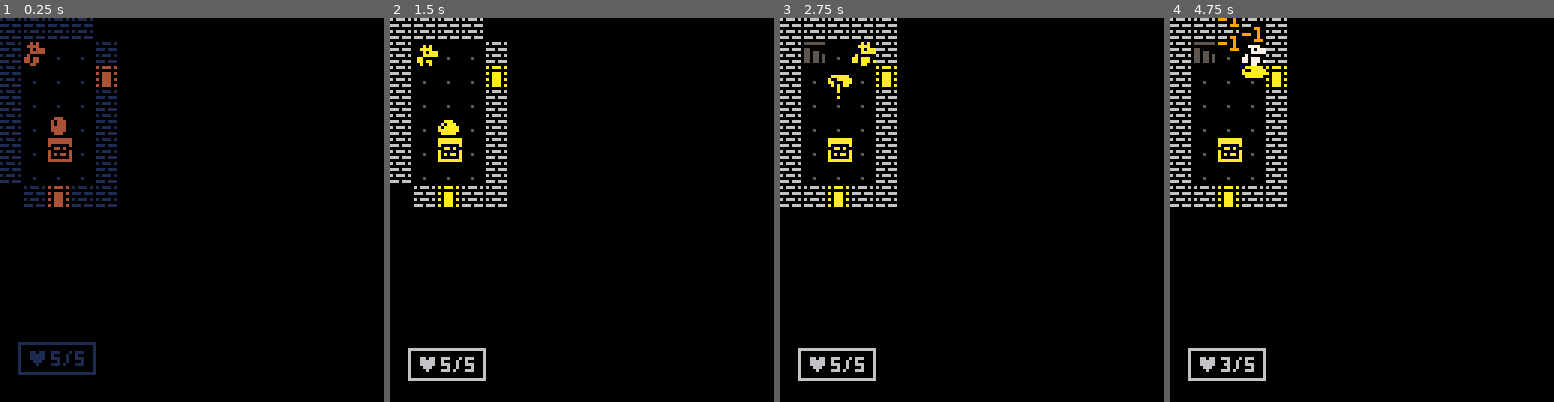
Above: before the commit, frames 1-4 (left to right).
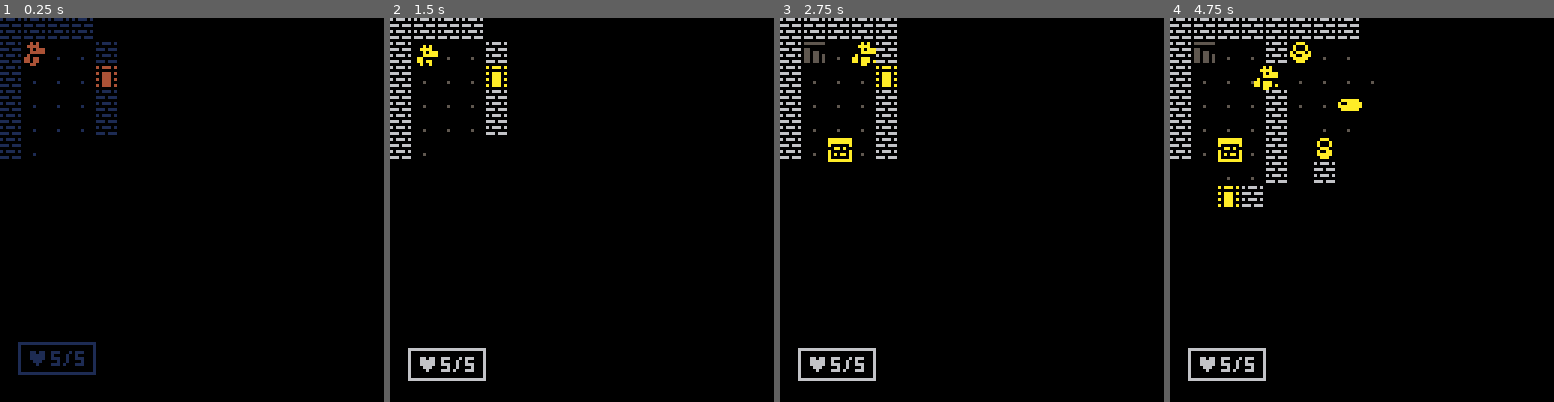
Above: after the commit, the same moments.

Repository: joeygibson/pico-8
Game: PICO-8 cartridge pork.p8
The game is run twice, just before and just after one commit, with the same random seed, the same clock (stepped at 60 frames per second) and the same inputs.
Inputs:
- Up to frame 1 (0.25 s): no input
- Up to frame 2 (1.5 s): tap X (X key) at 0.33, 1.07 s; tap O (Z key) at 0.7 s
- Up to frame 3 (2.75 s): hold Right 1.6-2.1 s; tap O (Z key) at 1.7, 2.1, 2.5 s; tap X (X key) at 1.85 s; hold Up 2.15-2.42 s; hold Right from 2.47 s (still down)
- Up to frame 4 (4.75 s): tap O (Z key) every 0.4 s from 2.9 to 4.5 s; tap X (X key) at 2.97, 4.08 s; release Right at 3.03 s; hold Left 3.08-3.58 s; hold Down 3.63-3.97 s; hold Right 4.02-4.68 s; hold Up from 4.73 s (still down)

The runs differ from the first frame. In frame 1, 1.4% of the frame differs, in the area x 0-31%, y 25-50%; in frame 2, 1.4%; in frame 3, 1.1%; in frame 4, 2.4%, in the area x 0-54%, y 0-91%.

Commit message:
pork: mob los and better fog

Diff:
--- a/pork.p8
+++ b/pork.p8
@@ -10,7 +10,7 @@
 	mob_ani={240,192}
 	mob_atk={1,1}
 	mob_hp={5,2}
-
+	mob_los={4,4}
 	_upd=update_game
 	_drw=draw_game
 	debug={}
@@ -423,9 +423,10 @@
 end
 
 function unfog()
+	local px,py=p_mob.x,p_mob.y
 	for x=0,15 do
 		for y=0,15 do
-			if los(p_mob.x,p_mob.y,x,y) then
+			if dist(px,py,x,y)<=p_mob.los and los(px,py,x,y) then
 				unfog_tile(x,y)
 			end
 		end
@@ -438,7 +439,7 @@
 	if is_walkable(x,y,"sight") then
 		for i=1,4 do
 			local tx,ty=x+dir_x[i],y+dir_y[i]
-			if in_bounds(tx,ty) and not is_walkable(tx,ty,"sight") then
+			if not is_walkable(tx,ty,"sight") then
 				fog[tx][ty]=0
 			end
 		end
@@ -539,6 +540,7 @@
 		hp=mob_hp[typ],
 		hp_max=mob_hp[typ],
 		atk=mob_atk[typ],
+		los=mob_los[typ],
 		task=ai_wait
 	}
 
@@ -596,10 +598,16 @@
 
 	for m in all(mob) do
 		if m!=p_mob then
+			-- debug[1]=los(m.x,m.y,p_mob.x,p_mob.y)
+
 			m.mov=nil
-			moving=m.task(m) or moving
-		end
-	end
+			-- moving=m.task(m)
+			if m.task(m) then
+				moving=true
+			end
+		end
+	end
+	-- debug[2]=moving
 	if moving then
 		_upd=update_aiturn
 		p_t=0
@@ -607,7 +615,7 @@
 end
 
 function ai_wait(m)
-	if los(m.x,m.y,p_mob.x,p_mob.y) then
+	if can_see(m,p_mob) then
 		-- aggro the mob
 		m.task=ai_attac
 		m.tx,m.ty=p_mob.x,p_mob.y
@@ -616,6 +624,10 @@
 	end
 
 	return false
+end
+
+function can_see(m1,m2)
+	return dist(m1.x,m1.y,m2.x,m2.y)<=m1.los and los(m1.x,m1.y,m2.x,m2.y)
 end
 
 function ai_attac(m)
@@ -628,7 +640,7 @@
 		return true
 	else
 		--move toward player
-		if los(m.x,m.y,p_mob.x,p_mob.y) then
+		if can_see(m,p_mob) then
 			m.tx,m.ty=p_mob.x,p_mob.y
 		end
 
@@ -795,14 +807,14 @@
 020f0101020801010708020101010e0200000000000000000000000000000000000000000000000000000000000000000000000000000000000000000000000000000000000000000000000000000000000000000000000000000000000000000000000000000000000000000000000000000000000000000000000000000000
 020101010d0101010107020d0202020200000000000000000000000000000000000000000000000000000000000000000000000000000000000000000000000000000000000000000000000000000000000000000000000000000000000000000000000000000000000000000000000000000000000000000000000000000000
 02010101020101c0010102010101010200000000000000000000000000000000000000000000000000000000000000000000000000000000000000000000000000000000000000000000000000000000000000000000000000000000000000000000000000000000000000000000000000000000000000000000000000000000
-0201c001020701010101020202020d0200000000000000000000000000000000000000000000000000000000000000000000000000000000000000000000000000000000000000000000000000000000000000000000000000000000000000000000000000000000000000000000000000000000000000000000000000000000
+02010101020701010101020202020d0200000000000000000000000000000000000000000000000000000000000000000000000000000000000000000000000000000000000000000000000000000000000000000000000000000000000000000000000000000000000000000000000000000000000000000000000000000000
 020106010208070101c001020101010200000000000000000000000000000000000000000000000000000000000000000000000000000000000000000000000000000000000000000000000000000000000000000000000000000000000000000000000000000000000000000000000000000000000000000000000000000000
-0201010102020202020201020106010200000000000000000000000000000000000000000000000000000000000000000000000000000000000000000000000000000000000000000000000000000000000000000000000000000000000000000000000000000000000000000000000000000000000000000000000000000000
+02c001010202020202020d020106010200000000000000000000000000000000000000000000000000000000000000000000000000000000000000000000000000000000000000000000000000000000000000000000000000000000000000000000000000000000000000000000000000000000000000000000000000000000
 02020d0202020202020201020101010200000000000000000000000000000000000000000000000000000000000000000000000000000000000000000000000000000000000000000000000000000000000000000000000000000000000000000000000000000000000000000000000000000000000000000000000000000000
-020101010d010102010101020d02020200000000000000000000000000000000000000000000000000000000000000000000000000000000000000000000000000000000000000000000000000000000000000000000000000000000000000000000000000000000000000000000000000000000000000000000000000000000
-0201010102020101010202020101010200000000000000000000000000000000000000000000000000000000000000000000000000000000000000000000000000000000000000000000000000000000000000000000000000000000000000000000000000000000000000000000000000000000000000000000000000000000
+020101010d010701070101020d02020200000000000000000000000000000000000000000000000000000000000000000000000000000000000000000000000000000000000000000000000000000000000000000000000000000000000000000000000000000000000000000000000000000000000000000000000000000000
 020101010202020d020202020101010200000000000000000000000000000000000000000000000000000000000000000000000000000000000000000000000000000000000000000000000000000000000000000000000000000000000000000000000000000000000000000000000000000000000000000000000000000000
-02c0c0c002010101010101020101010200000000000000000000000000000000000000000000000000000000000000000000000000000000000000000000000000000000000000000000000000000000000000000000000000000000000000000000000000000000000000000000000000000000000000000000000000000000
+0201010102020201020202020101010200000000000000000000000000000000000000000000000000000000000000000000000000000000000000000000000000000000000000000000000000000000000000000000000000000000000000000000000000000000000000000000000000000000000000000000000000000000
+0201010102010101010101020101010200000000000000000000000000000000000000000000000000000000000000000000000000000000000000000000000000000000000000000000000000000000000000000000000000000000000000000000000000000000000000000000000000000000000000000000000000000000
 02010101020101c00101010d0106010200000000000000000000000000000000000000000000000000000000000000000000000000000000000000000000000000000000000000000000000000000000000000000000000000000000000000000000000000000000000000000000000000000000000000000000000000000000
 02010a0102010c0101c001020101010200000000000000000000000000000000000000000000000000000000000000000000000000000000000000000000000000000000000000000000000000000000000000000000000000000000000000000000000000000000000000000000000000000000000000000000000000000000
 02010101020101010101010201c0010200000000000000000000000000000000000000000000000000000000000000000000000000000000000000000000000000000000000000000000000000000000000000000000000000000000000000000000000000000000000000000000000000000000000000000000000000000000
